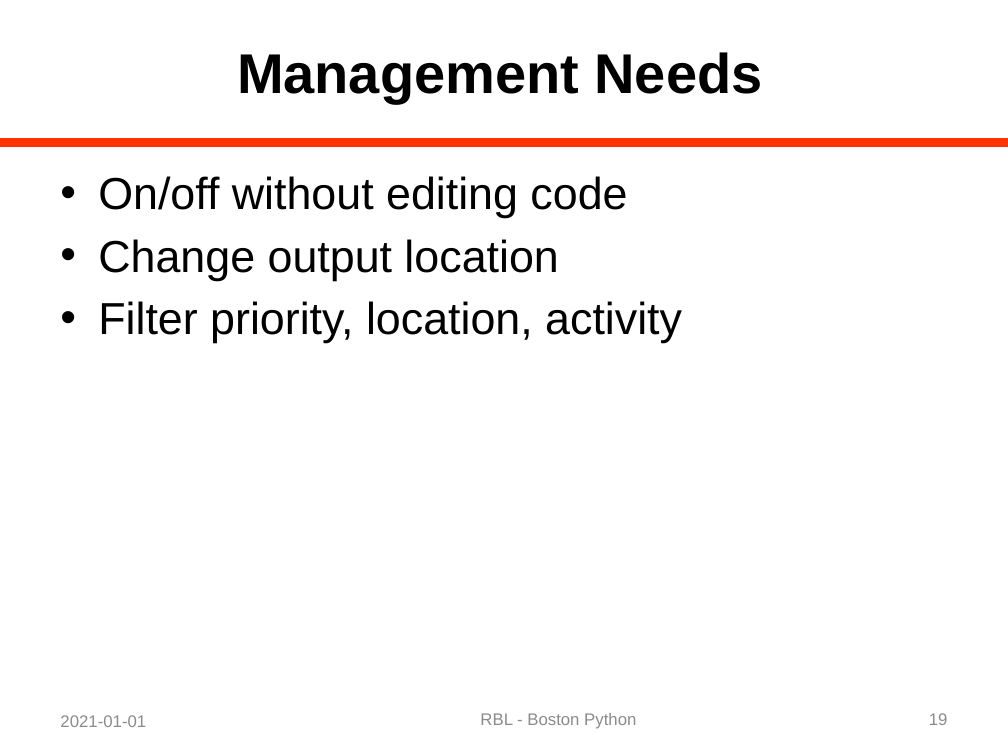
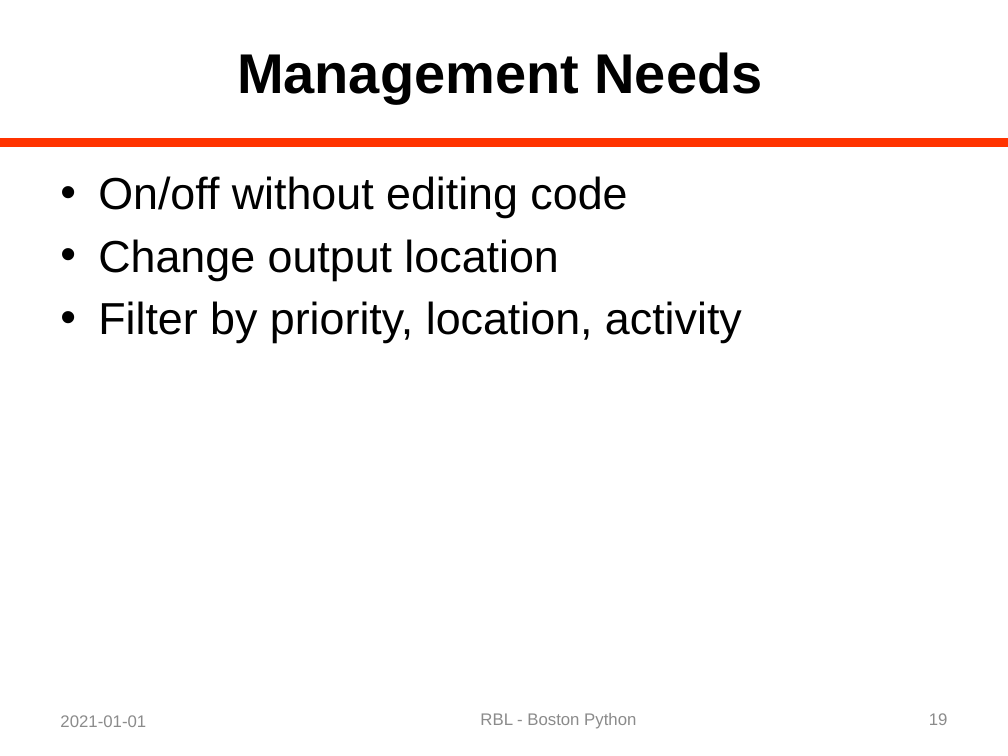
Before and after one commit to rblandau/NewTrace, a slide deck: slide 19 of docs/OfflineDebugging/A Dinosaur and a Python 02.pptx. Drawn at 1008x756 pixels with LibreOffice and Linux fonts; fonts in the diff are those of the drawing. Boxes give left, top, right and bottom in pixels: in the first picture for what was removed or moved away, otherwise in the second. Text is boxed around its words. In the diff, an @@ line names an element or a change of style, - is before the commit and + after.

```diff
--- a/docs/OfflineDebugging/A Dinosaur and a Python 02.pptx
+++ b/docs/OfflineDebugging/A Dinosaur and a Python 02.pptx
@@ text at bbox=[98, 301, 742, 343]: text changed @@
-• Filter priority, location, activity
+• Filter by priority, location, activity
```
Also in this commit, not shown: 7 other slides changed, 3 other files.
